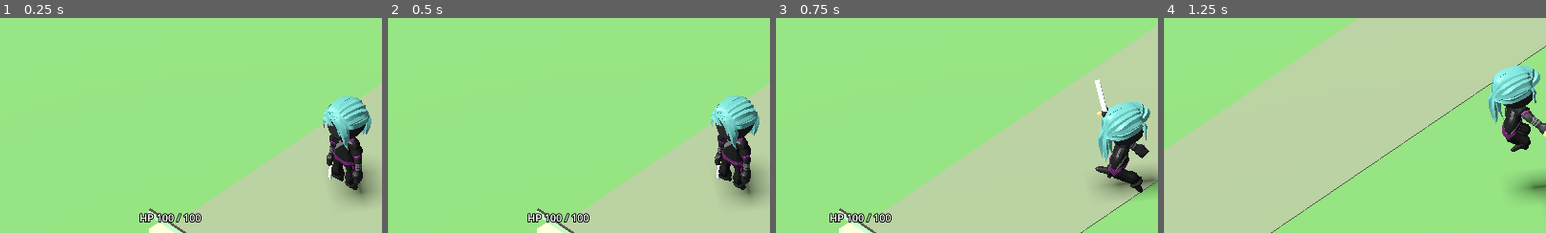
Above: before the commit, frames 1-4 (left to right).
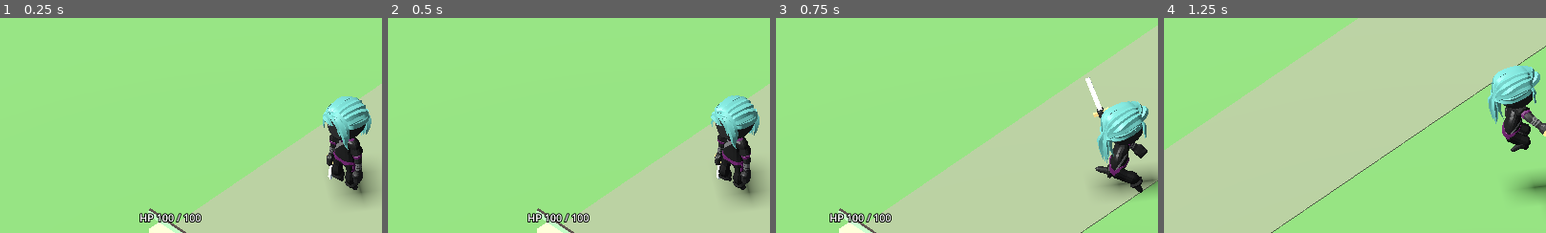
Above: after the commit, the same moments.

Repository: levian47/riskfate-3d-pro
Game: Godot game, scene res://main.tscn
Same seed, same stepped clock (60 frames per second), same inputs: the game is played once before the commit and once after it.
Inputs (mouse positions are % of the whole screen's width and height, from its top left):
- Up to frame 1 (0.25 s): no input
- Up to frame 2 (0.5 s): no input
- Up to frame 3 (0.75 s): tap Enter at 0.5 s; move the mouse to (72, 45) at 0.52 s; hold D from 0.53 s (still down); hold Shift from 0.53 s (still down); click (72, 45) at 0.67 s
- Up to frame 4 (1.25 s): keep holding D; keep holding Shift; tap Space at 0.77 s
The pictures show only the part of the screen within x 4-54%, y 18-68%; the shares and areas given below are measured in that part.

Frames 1-2 are identical in both runs. In frame 3, 1.1% of the frame differs, in the area x 81-98%, y 27-73%; in frame 4, nothing differs.

Commit message:
fix: remove attack fade-in that may reverse the frontal sword windup

Diff:
--- a/main.gd
+++ b/main.gd
@@ -523,7 +523,8 @@
 	swing_direction.set_input_reset(1, true)
 	var attack_speed := AnimationNodeTimeScale.new()
 	var attack_layer := AnimationNodeOneShot.new()
-	attack_layer.fadein_time = 0.06
+	# Avoid blending a reverse idle-to-slash windup over the forward cut.
+	attack_layer.fadein_time = 0.0
 	attack_layer.fadeout_time = 0.10
 	attack_layer.filter_enabled = true
 	var filtered := 0
